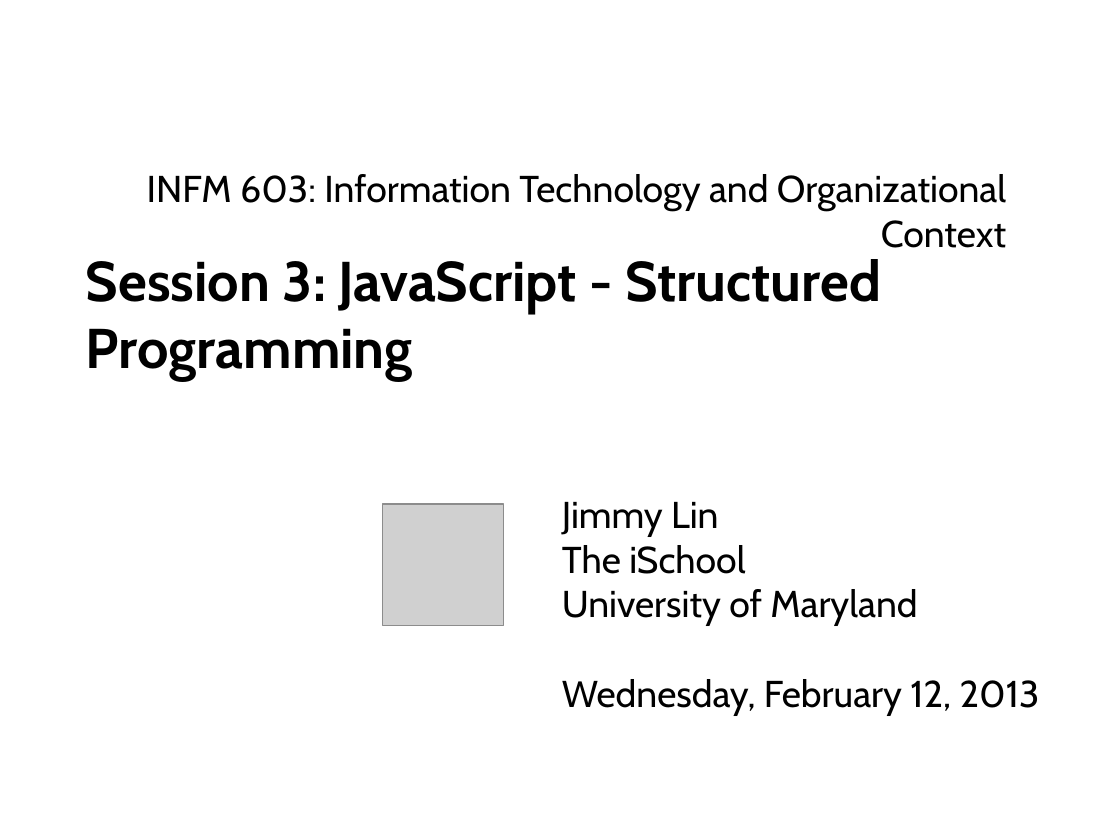
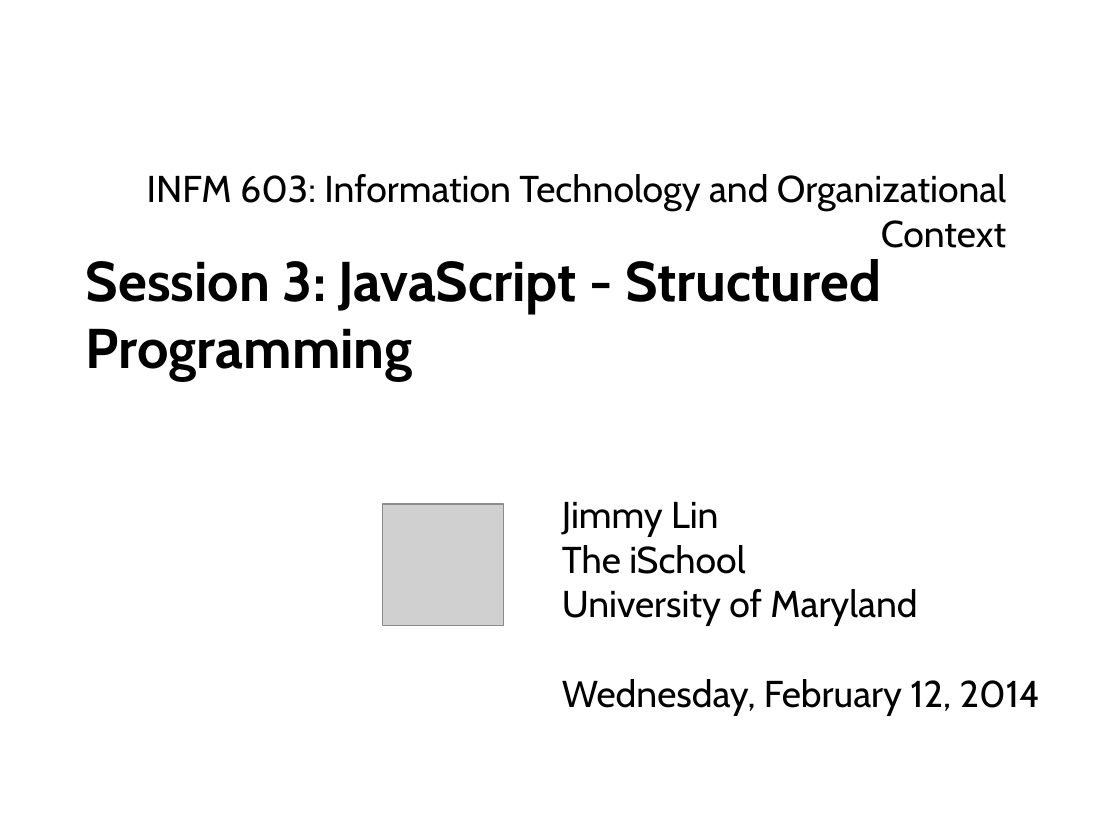
Before and after one commit to lintool/UMD-courses, a slide deck: slide 1 of slides/session03.pptx. Drawn at 1120x840 pixels with LibreOffice and Linux fonts; fonts in the diff are those of the drawing; grey boxes stand for pictures. Boxes give left, top, right and bottom in pixels: in the first picture for what was removed or moved away, otherwise in the second. Text is boxed around its words. In the diff, an @@ line names an element or a change of style, - is before the commit and + after.

```diff
--- a/slides/session03.pptx
+++ b/slides/session03.pptx
@@ text at box(562, 679, 1040, 715): text changed @@
-Wednesday, February 12, 2013
+Wednesday, February 12, 2014
```
Also in this commit, not shown: 5 other files.
